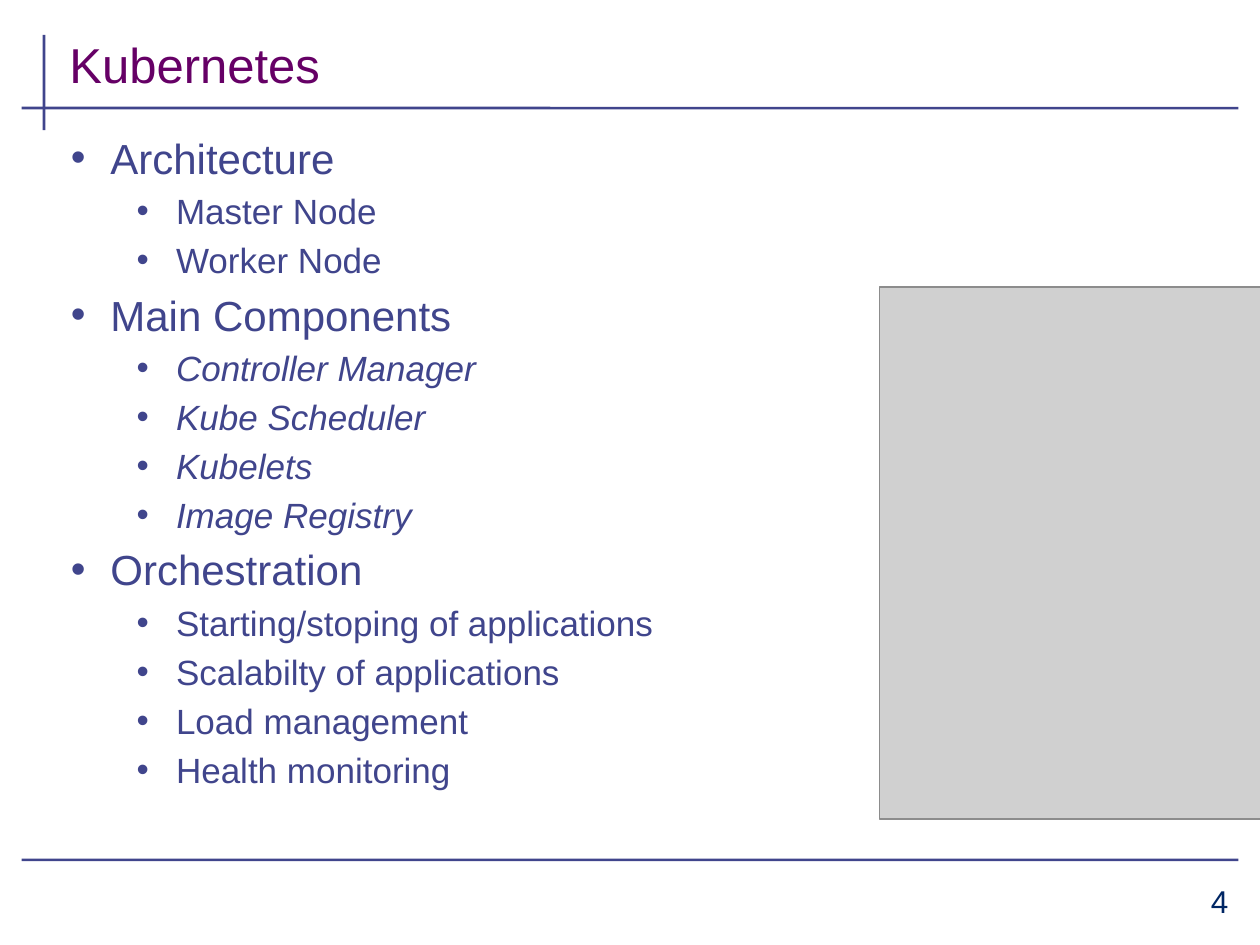
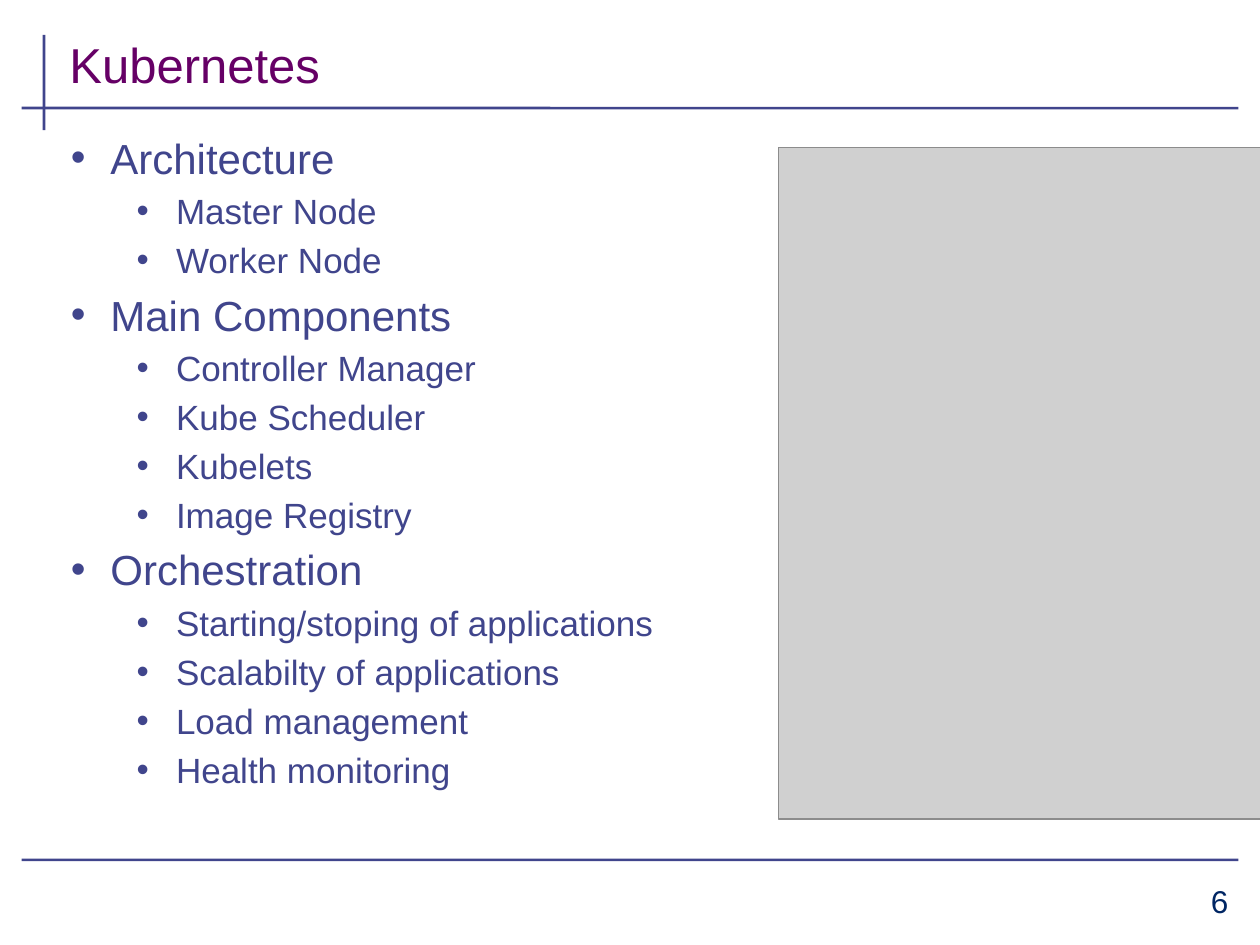
Before and after one commit to aahad91/Seminar-MLCN, a slide deck: slide 6 of Final_submission/presentation_draft.pptx (slide 4 before the commit). Drawn at 1260x945 pixels with LibreOffice and Linux fonts; fonts in the diff are those of the drawing; grey boxes stand for pictures; background and template pictures are left out. Boxes give left, top, right and bottom in pixels: in the first picture for what was removed or moved away, otherwise in the second. Text is boxed around its words. In the diff, an @@ line names an element or a change of style, - is before the commit and + after.

```diff
--- a/Final_submission/presentation_draft.pptx
+++ b/Final_submission/presentation_draft.pptx
@@ picture resized from (x1=879, y1=287, x2=1260, y2=819) to (x1=779, y1=147, x2=1260, y2=819) @@
@@ text at (x1=176, y1=355, x2=476, y2=535): italic off in "Controller Manager", "Kube Scheduler", "Kubelets", "Image Registry" @@
@@ page number at (x1=1211, y1=891, x2=1229, y2=914): text changed @@
-4
+6
```
Also in this commit, not shown: 7 other slides changed, 7 slides added, 1 slide removed.
